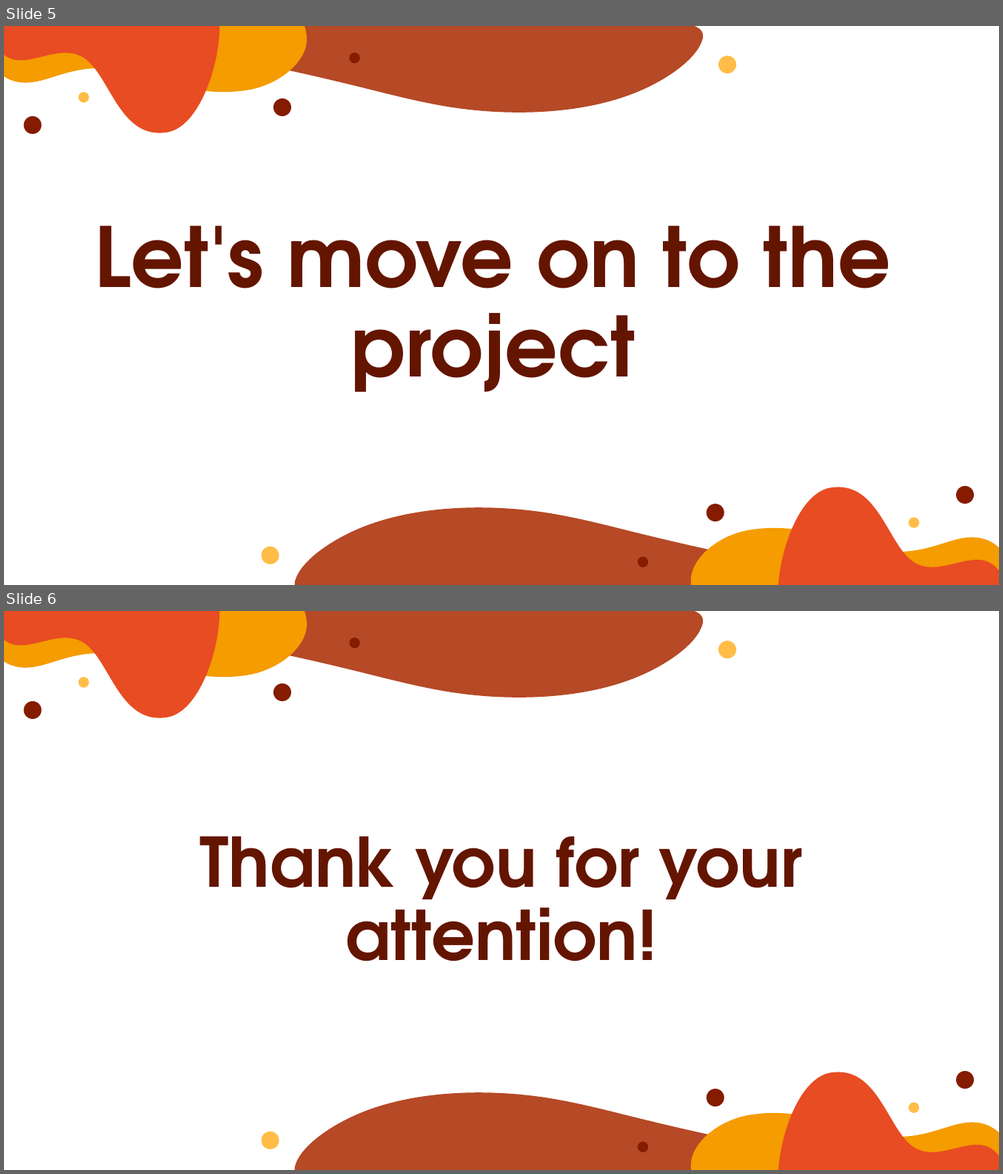
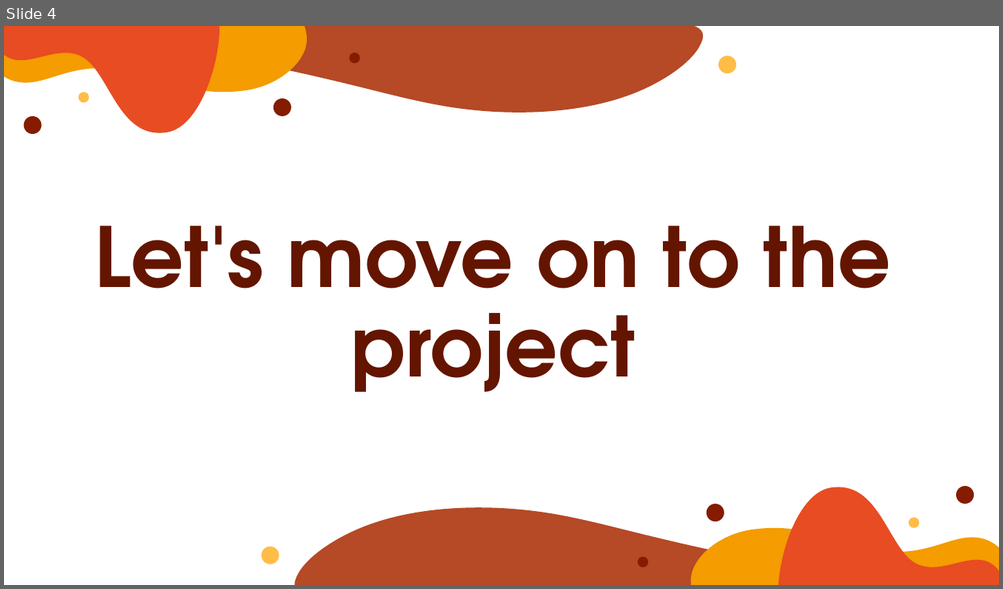
Before and after one commit to codingburgas/2223-otj-10-project-python-web-scraper-GSTabanov20, a slide deck: Documentation/Presentation.pptx. Shown one above the other, each under a label of ours: slides 5 and 6 before the commit, slide 4 after it. The pictures are 1003x1174 and 1003x589 pixels, drawn with LibreOffice and Linux fonts; fonts in the diff are those of the drawing. Boxes give left, top, right and bottom in pixels: in the first picture for what was removed or moved away, otherwise in the second. Text is boxed around its words. In the diff, an @@ line names an element or a change of style, - is before the commit and + after.

```diff
--- a/Documentation/Presentation.pptx
+++ b/Documentation/Presentation.pptx
@@ slide 6 removed at <box>4,611,999,1170</box>, background #FFFFFF; not listed: 16 template elements that a slide beside it also shows @@
@@ title removed at <box>200,836,802,962</box> @@
-Thank you for your attention!
@@ what was slide 5 is now slide 4 @@
```
Also in this commit, not shown: 2 slides changed, 1 other slide removed.
